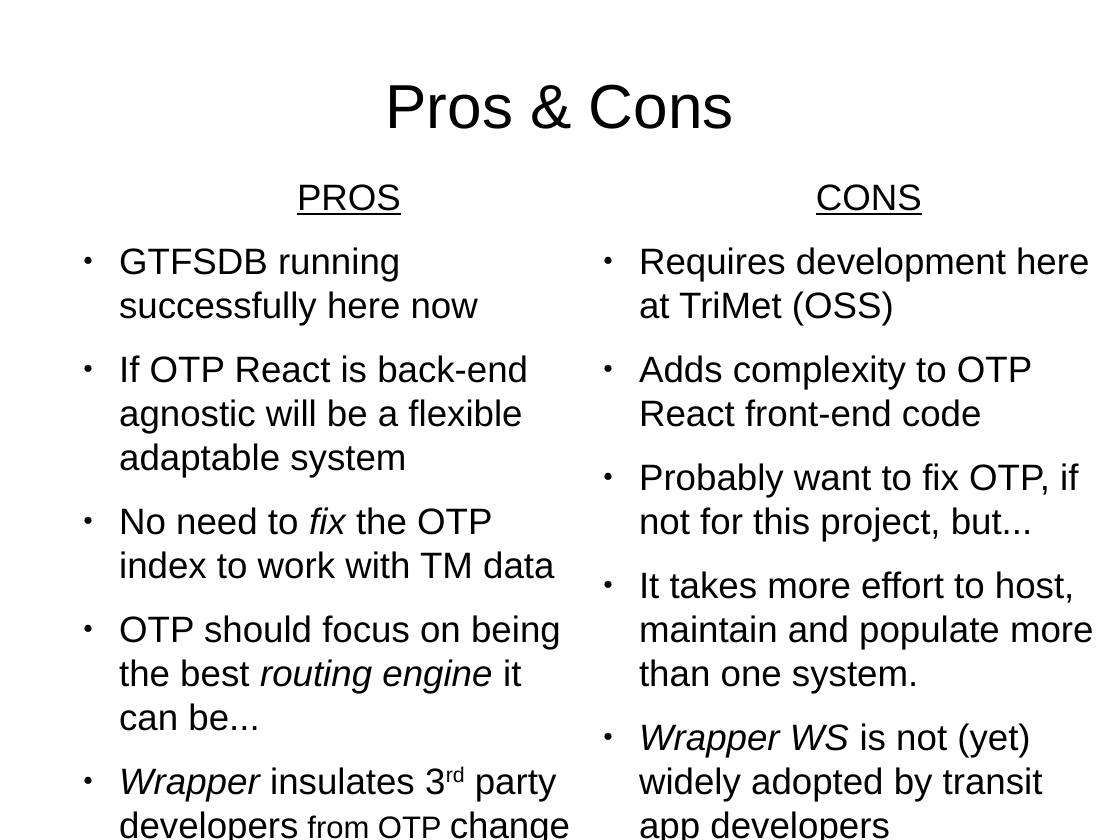
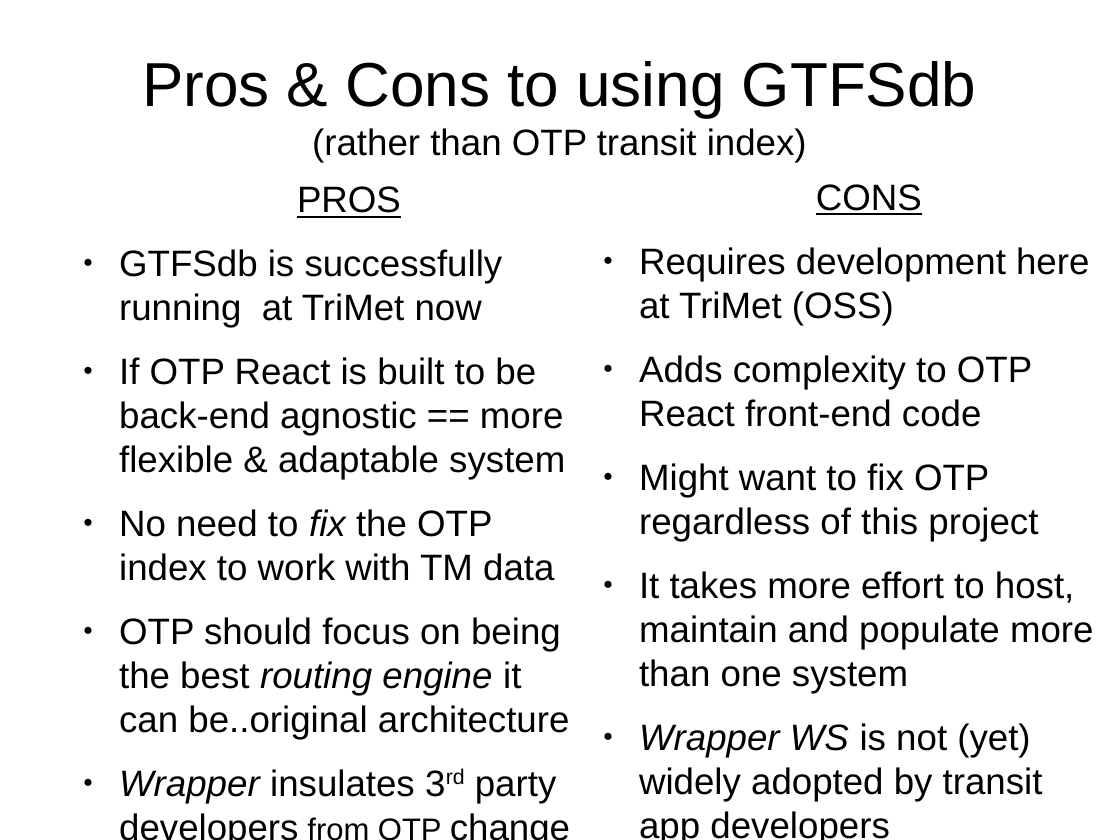
Before and after one commit to OpenTransitTools/docs, a slide deck: slide 14 of trimet/OTP Transit Index Gaps for TriMet .odp (slide 13 before the commit). Drawn at 1120x840 pixels with LibreOffice and Linux fonts; fonts in the diff are those of the drawing. Boxes give left, top, right and bottom in pixels: in the first picture for what was removed or moved away, otherwise in the second. Text is boxed around its words. In the diff, an @@ line names an element or a change of style, - is before the commit and + after.

```diff
--- a/trimet/OTP Transit Index Gaps for TriMet .odp
+++ b/trimet/OTP Transit Index Gaps for TriMet .odp
@@ title at [142, 61, 976, 162]: text changed; size 44 to 26 pt @@
-Pros & Cons
+Pros & Cons to using GTFSdb
+(rather than OTP transit index)
@@ text at [119, 249, 565, 479]: text changed @@
-● GTFSDB running successfully here now
-● If OTP React is back-end agnostic will be a flexible adaptable system
+● GTFSdb is successfully running at TriMet now
+● If OTP React is built to be back-end agnostic == more flexible & adaptable system
@@ text at [639, 463, 1094, 693]: text changed @@
-● Probably want to fix OTP, if not for this project, but...
-● It takes more effort to host, maintain and populate more than one system.
+● Might want to fix OTP regardless of this project
+● It takes more effort to host, maintain and populate more than one system
@@ text at [119, 617, 570, 739]: text changed @@
-● OTP should focus on being the best routing engine it can be...
+● OTP should focus on being the best routing engine it can be..original architecture
```
Also in this commit, not shown: 1 slide added.
